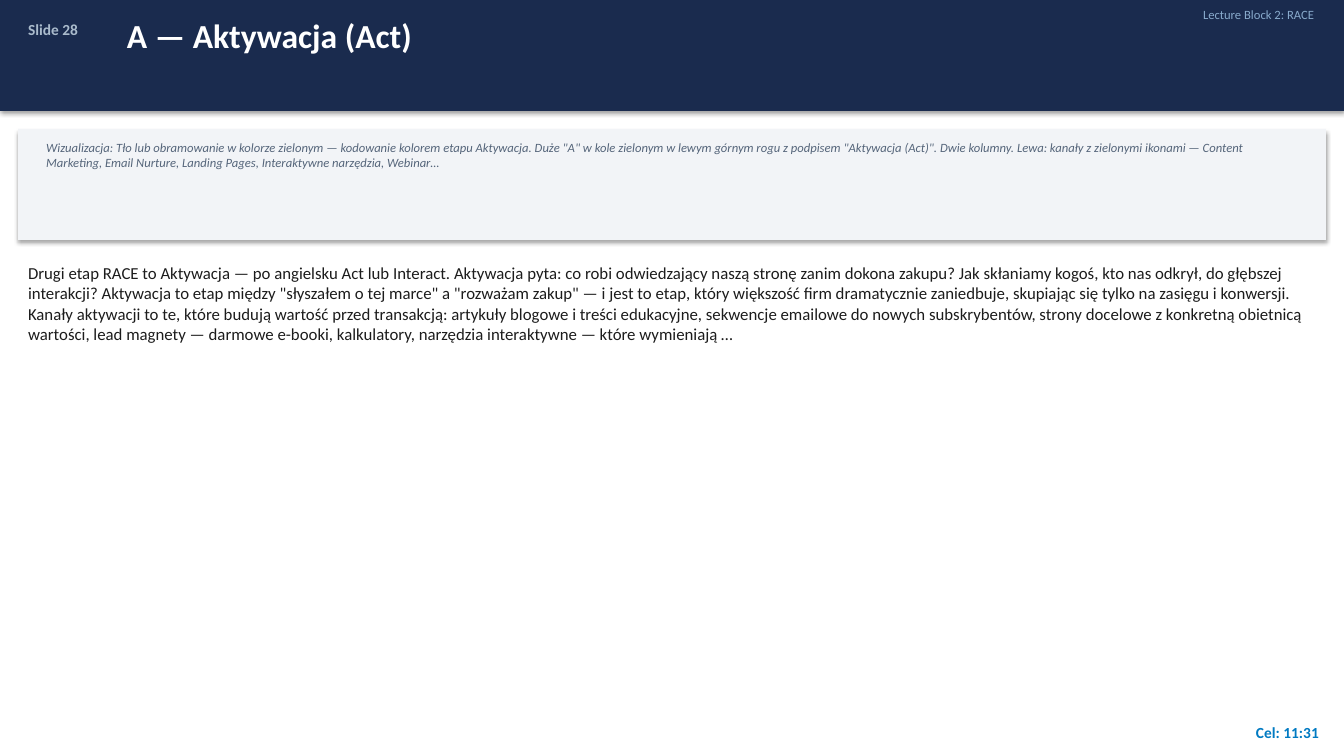
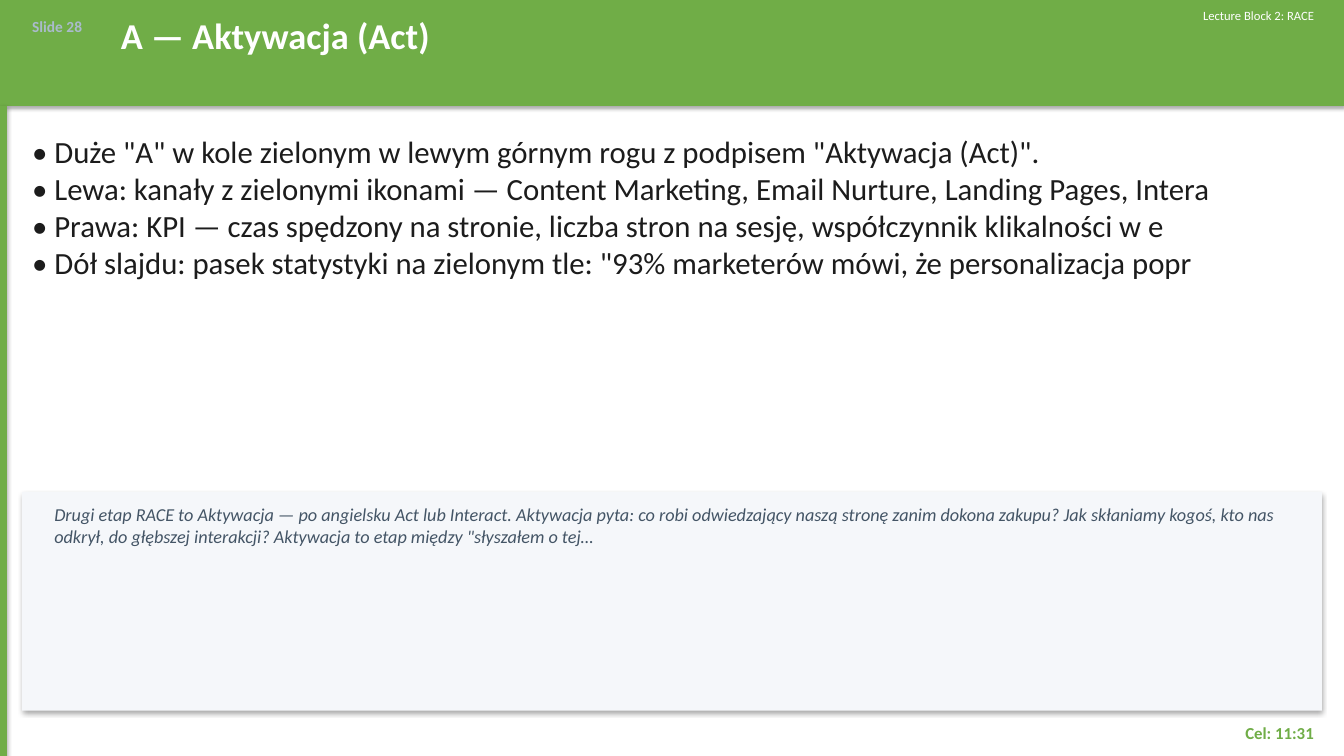
Before and after one commit to porwisz/marketing-zajecia, a slide deck: slide 28 of course-materials/Strategia_Marketingu_Cyfrowego.pptx. Drawn at 1344x756 pixels with LibreOffice and Linux fonts; fonts in the diff are those of the drawing. Boxes give left, top, right and bottom in pixels: in the first picture for what was removed or moved away, otherwise in the second. Text is boxed around its words. In the diff, an @@ line names an element or a change of style, - is before the commit and + after.

```diff
--- a/course-materials/Strategia_Marketingu_Cyfrowego.pptx
+++ b/course-materials/Strategia_Marketingu_Cyfrowego.pptx
@@ rectangle: place and size @@
-rectangle at bbox=[0, 0, 1344, 111]
+rectangle at bbox=[0, 0, 1344, 106]
@@ rectangle at bbox=[0, 0, 1344, 106]: fill #1A2B4E to #70AD47 @@
@@ text "Slide 28": place and size @@
-text "Slide 28" at bbox=[28, 24, 78, 35]
+text "Slide 28" at bbox=[32, 21, 82, 32]
@@ text "A — Aktywacja (Act)" at bbox=[121, 22, 430, 55]: size 24 to 26 pt @@
@@ text "Lecture Block 2: RACE" at bbox=[1203, 11, 1314, 20]: text colour #88AACC to #FFFFFF @@
@@ rectangle added at bbox=[0, 106, 7, 756], fill #70AD47 @@
@@ rectangle removed at bbox=[18, 129, 1326, 240] @@
@@ text at bbox=[54, 140, 1209, 280]: text changed; size 9 to 22 pt; text colour #55657A to #1C1C1C; italic off @@
-Wizualizacja: Tło lub obramowanie w kolorze zielonym — kodowanie kolorem etapu Aktywacja. Duże "A" w kole zielonym w lewym górnym rogu z podpisem "Aktywacja (Act)". Dwie kolumny. Lewa: kanały z zielonymi ikonami — Content Marketing, Email Nurture, Landing Pages, Interaktywne narzędzia, Webinar…
+• Duże "A" w kole zielonym w lewym górnym rogu z podpisem "Aktywacja (Act)".
+• Lewa: kanały z zielonymi ikonami — Content Marketing, Email Nurture, Landing Pages, Intera
+• Prawa: KPI — czas spędzony na stronie, liczba stron na sesję, współczynnik klikalności w e
+• Dół slajdu: pasek statystyki na zielonym tle: "93% marketerów mówi, że personalizacja popr
@@ rectangle added at bbox=[22, 492, 1322, 711], fill #F5F7FA @@
@@ text at bbox=[54, 508, 1274, 546]: text changed; size 12 to 13 pt; text colour #1C1C1C to #445566; italic on @@
-Drugi etap RACE to Aktywacja — po angielsku Act lub Interact. Aktywacja pyta: co robi odwiedzający naszą stronę zanim dokona zakupu? Jak skłaniamy kogoś, kto nas odkrył, do głębszej interakcji? Aktywacja to etap między "słyszałem o tej marce" a "rozważam zakup" — i jest to etap, który większość firm dramatycznie zaniedbuje, skupiając się tylko na zasięgu i konwersji. Kanały aktywacji to te, które budują wartość przed transakcją: artykuły blogowe i treści edukacyjne, sekwencje emailowe do nowych subskrybentów, strony docelowe z konkretną obietnicą wartości, lead magnety — darmowe e-booki, kalkulatory, narzędzia interaktywne — które wymieniają …
+Drugi etap RACE to Aktywacja — po angielsku Act lub Interact. Aktywacja pyta: co robi odwiedzający naszą stronę zanim dokona zakupu? Jak skłaniamy kogoś, kto nas odkrył, do głębszej interakcji? Aktywacja to etap między "słyszałem o tej…
@@ text "Cel: 11:31": place and size @@
-text "Cel: 11:31" at bbox=[1256, 727, 1318, 738]
+text "Cel: 11:31" at bbox=[1245, 727, 1314, 739]
@@ text "Cel: 11:31" at bbox=[1245, 727, 1314, 739]: size 11 to 12 pt, text colour #007AC2 to #70AD47 @@
```
Also in this commit, not shown: 81 other slides changed, 3 slides added, 3 slides removed, 1 other file.
